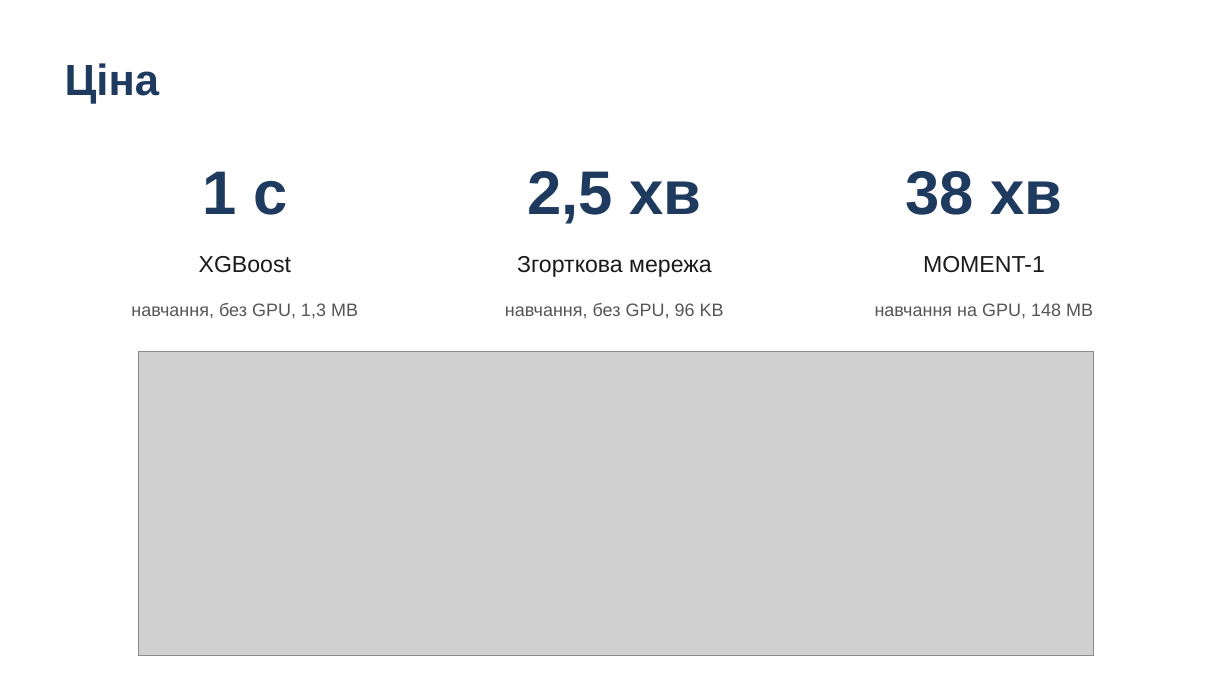
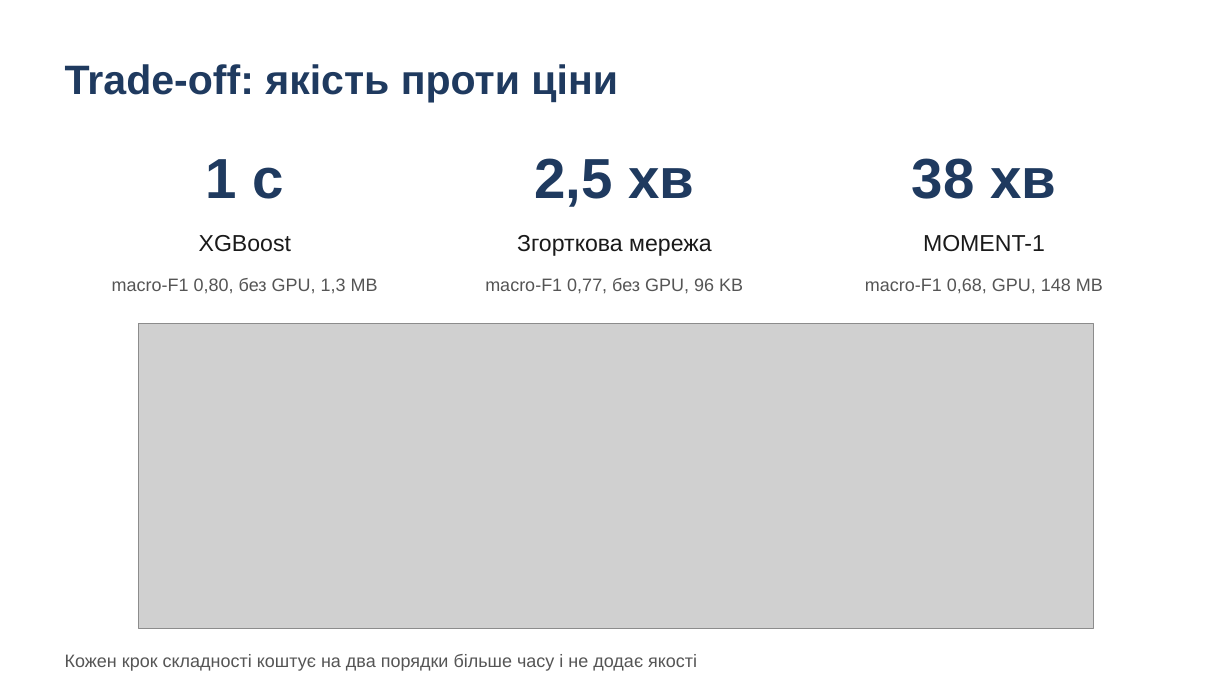
Before and after one commit to lukovskiy541/wearable-stress-exercise, a slide deck: slide 8 of presentation.pptx. Drawn at 1232x693 pixels with LibreOffice and Linux fonts; fonts in the diff are those of the drawing; grey boxes stand for pictures. Boxes give left, top, right and bottom in pixels: in the first picture for what was removed or moved away, otherwise in the second. Text is boxed around its words. In the diff, an @@ line names an element or a change of style, - is before the commit and + after.

Commit message:
Align presentation with lab guidelines

```diff
--- a/presentation.pptx
+++ b/presentation.pptx
@@ text at bbox=[65, 64, 618, 103]: text changed; size 34 to 32 pt @@
-Ціна
+Trade-off: якість проти ціни
@@ text "1 с": place and size @@
-text "1 с" at bbox=[202, 171, 287, 215]
+text "1 с" at bbox=[206, 159, 284, 199]
@@ text "2,5 хв": place and size @@
-text "2,5 хв" at bbox=[527, 171, 702, 224]
+text "2,5 хв" at bbox=[534, 158, 694, 207]
@@ size 48 to 44 pt in 3 elements at bbox=[206, 159, 284, 199], bbox=[534, 158, 694, 207], bbox=[912, 158, 1056, 199] @@
@@ text "38 хв": place and size @@
-text "38 хв" at bbox=[905, 171, 1063, 215]
+text "38 хв" at bbox=[912, 158, 1056, 199]
@@ text "XGBoost": place and size @@
-text "XGBoost" at bbox=[199, 256, 291, 273]
+text "XGBoost" at bbox=[199, 235, 291, 252]
@@ text "Згорткова мережа": place and size @@
-text "Згорткова мережа" at bbox=[517, 256, 711, 277]
+text "Згорткова мережа" at bbox=[517, 235, 711, 256]
@@ text "MOMENT-1": place and size @@
-text "MOMENT-1" at bbox=[923, 256, 1045, 273]
+text "MOMENT-1" at bbox=[923, 235, 1045, 252]
@@ text at bbox=[112, 278, 378, 293]: text changed @@
-навчання, без GPU, 1,3 MB
+macro-F1 0,80, без GPU, 1,3 MB
@@ text at bbox=[485, 278, 743, 293]: text changed @@
-навчання, без GPU, 96 KB
+macro-F1 0,77, без GPU, 96 KB
@@ text at bbox=[865, 278, 1103, 293]: text changed @@
-навчання на GPU, 148 MB
+macro-F1 0,68, GPU, 148 MB
@@ picture: place and size @@
-picture at bbox=[139, 351, 1093, 656]
+picture at bbox=[139, 323, 1093, 628]
@@ text added at bbox=[65, 654, 697, 671], 14 pt, text #555555 @@
+Кожен крок складності коштує на два порядки більше часу і не додає якості
```
Also in this commit, not shown: 5 other slides changed, 3 slides added, 4 slides removed, 2 other files.
